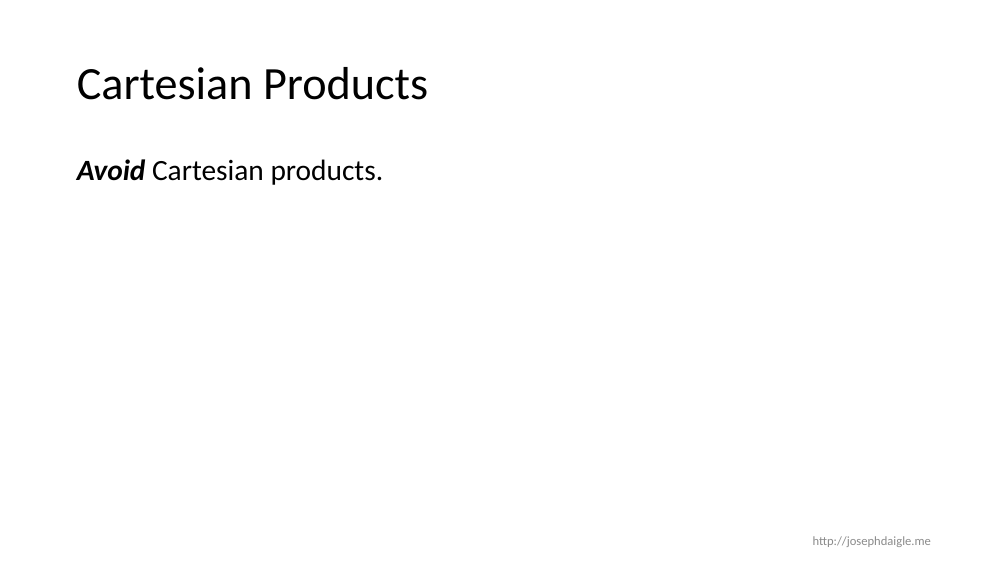
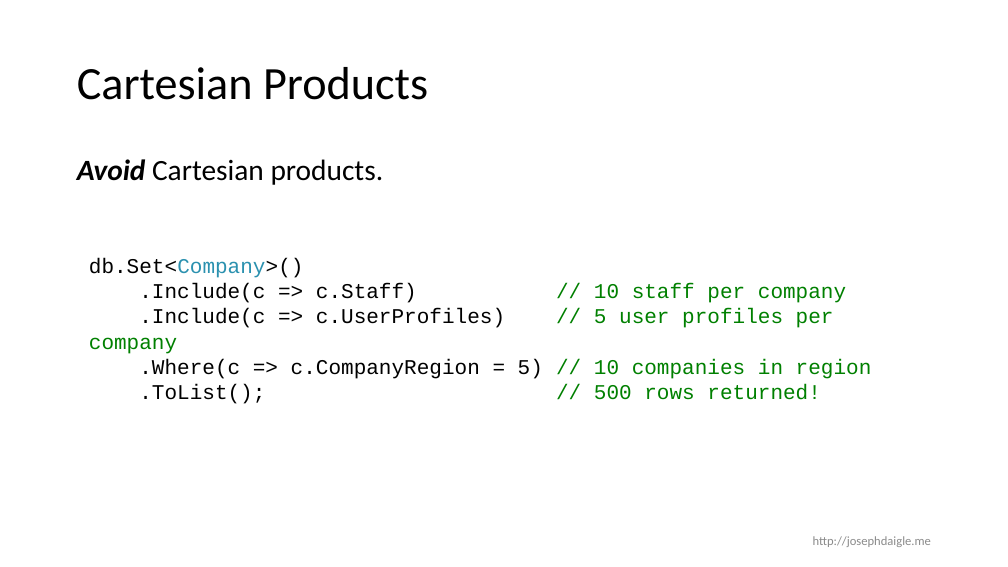
Before and after one commit to jdaigle/talks, a slide deck: slide 11 of DataAccessForPerfJunkies/DataAccessForPerJunkies.pptx (slide 10 before the commit). Drawn at 1008x567 pixels with LibreOffice and Linux fonts; fonts in the diff are those of the drawing. Boxes give left, top, right and bottom in pixels: in the first picture for what was removed or moved away, otherwise in the second. Text is boxed around its words. In the diff, an @@ line names an element or a change of style, - is before the commit and + after.

```diff
--- a/DataAccessForPerfJunkies/DataAccessForPerJunkies.pptx
+++ b/DataAccessForPerfJunkies/DataAccessForPerJunkies.pptx
@@ text added at <box>89,258,872,404</box>, 20 pt, text #000000 @@
+db.Set<Company>()
+.Include(c => c.Staff) // 10 staff per company
+.Include(c => c.UserProfiles) // 5 user profiles per company
+.Where(c => c.CompanyRegion = 5) // 10 companies in region
+.ToList(); // 500 rows returned!
```
Also in this commit, not shown: 14 other slides changed, 1 slide added.
